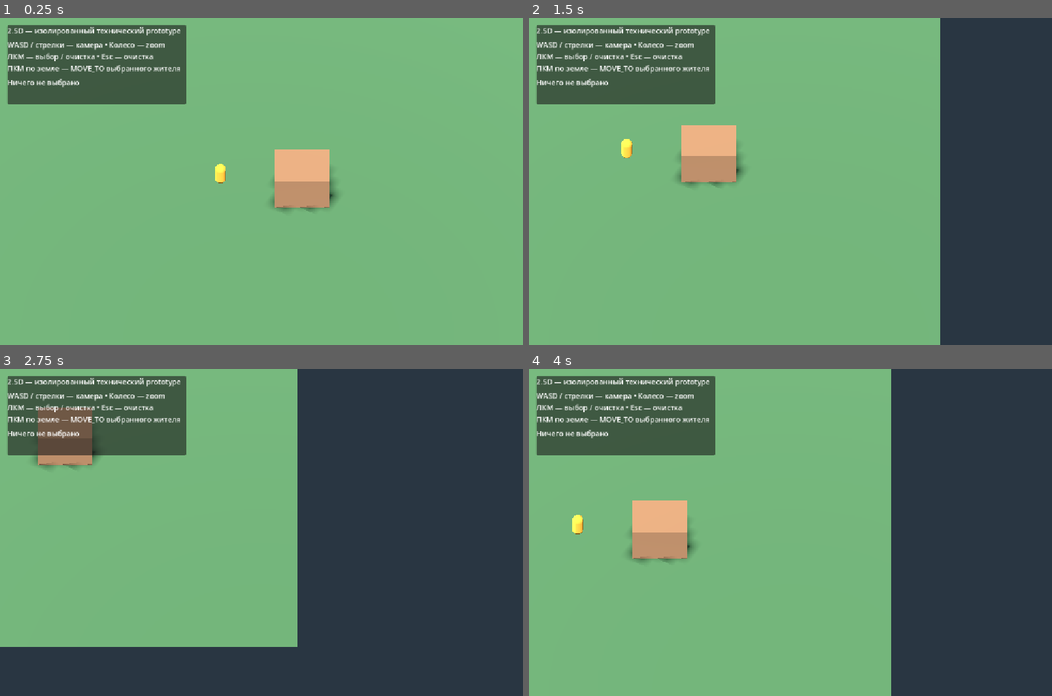
Above: before the commit, frames 1-4 (two rows, left to right).
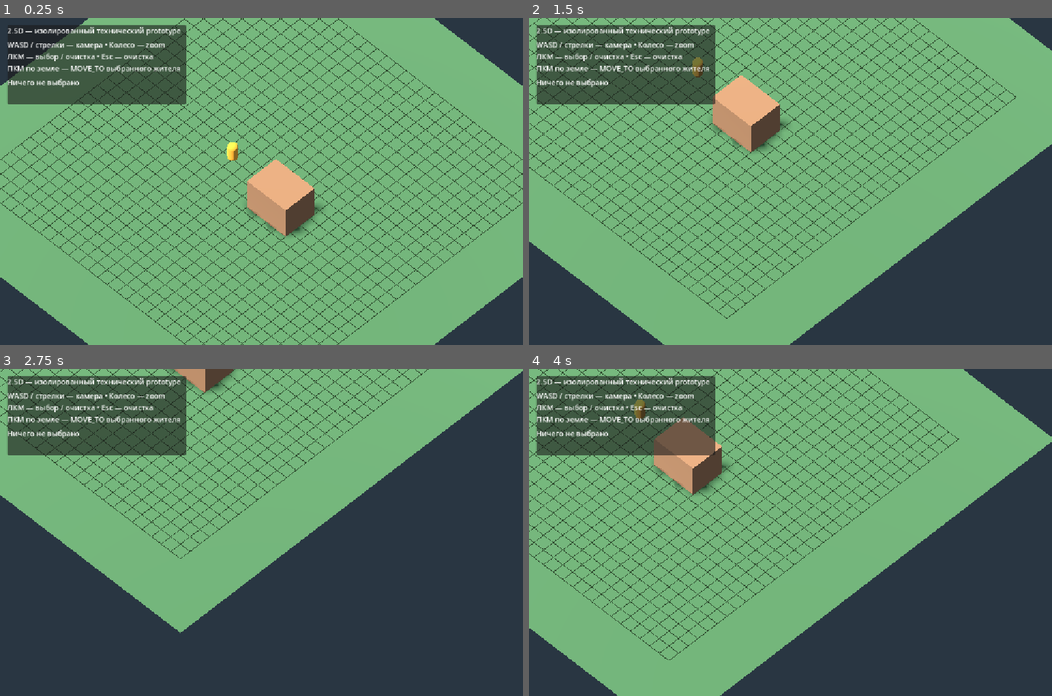
Above: after the commit, the same moments.

Repository: vladlopata5/village-sim
Game: Godot game, scene res://scenes/prototypes/2_5d_prototype.tscn
The game is run twice, just before and just after one commit, with the same random seed, the same clock (stepped at 60 frames per second) and the same inputs. This scene is started directly instead of the project's main scene.
Inputs (mouse positions are in pixels of both pictures, inside the frame that each line leads up to):
- Up to frame 1 (0.25 s): no input
- Up to frame 2 (1.5 s): tap Enter at 0.5 s; move the mouse to (905, 165) at 0.52 s; hold D 0.53-1.28 s; tap 1 at 0.6 s; click (905, 165) at 0.67 s; tap Space at 0.77 s; move the mouse to (685, 197) at 1.27 s; hold S from 1.28 s (still down); tap 2 at 1.35 s
- Up to frame 3 (2.75 s): tap Space at 1.52 s; move the mouse to (313, 460) at 2.02 s; release S at 2.03 s; hold D from 2.03 s (still down); tap 3 at 2.1 s
- Up to frame 4 (4 s): move the mouse to (764, 597) at 2.77 s; release D at 2.78 s; hold W 2.78-3.53 s; tap 4 at 2.85 s; click (764, 597) at 2.92 s; tap Space at 3.02, 3.77 s; move the mouse to (947, 581) at 3.52 s; hold A from 3.53 s (still down); tap 5 at 3.6 s

The runs differ from the first frame. In frame 1, 17% of the frame differs, in the area x 0-100%, y 0-100%; in frame 2, 29%; in frame 3, 28%; in frame 4, 28%.

Commit message:
Add diagonal prototype camera and visual unit grid

Diff:
--- a/scenes/prototypes/2_5d_prototype.tscn
+++ b/scenes/prototypes/2_5d_prototype.tscn
@@ -7,6 +7,8 @@
 [ext_resource type="Script" path="res://scripts/prototypes/prototype_input_3d.gd" id="5"]
 [ext_resource type="Script" path="res://scripts/prototypes/prototype_camera_3d.gd" id="6"]
 [ext_resource type="Script" path="res://scripts/resident_selection.gd" id="7"]
+
+[ext_resource type="Script" path="res://scripts/prototypes/prototype_grid_3d.gd" id="8"]
 
 [sub_resource type="StandardMaterial3D" id="GroundMaterial"]
 albedo_color = Color(0.28, 0.43, 0.27, 1)
@@ -65,6 +67,9 @@
 [node name="Collision" type="CollisionShape3D" parent="Ground"]
 position = Vector3(0, -0.05, 0)
 shape = SubResource("GroundShape")
+[node name="VisualGrid" type="MeshInstance3D" parent="."]
+position = Vector3(0, 0.015, 0)
+script = ExtResource("8")
 [node name="Resident" type="StaticBody3D" parent="."]
 position = Vector3(-3, 0, 0)
 collision_layer = 2
@@ -96,8 +101,8 @@
 position = Vector3(0, 0.01, 0)
 mesh = SubResource("BuildingIndicator")
 [node name="Camera3D" type="Camera3D" parent="."]
-position = Vector3(0, 18, 15.104)
-rotation_degrees = Vector3(-50, 0, 0)
+position = Vector3(10.680, 18, 10.680)
+rotation_degrees = Vector3(-50, 45, 0)
 projection = 1
 size = 24.0
 current = true
--- /dev/null
+++ b/scripts/prototypes/prototype_grid_3d.gd
@@ -0,0 +1,20 @@
+extends MeshInstance3D
+## Visual scale reference only. No collision, occupancy, snapping or build logic.
+const CELL_SIZE: float = 1.0
+const CELL_COUNT: int = 30
+func _ready() -> void:
+	var lines := ImmediateMesh.new()
+	var material := StandardMaterial3D.new()
+	material.shading_mode = BaseMaterial3D.SHADING_MODE_UNSHADED
+	material.albedo_color = Color(0.19, 0.30, 0.19)
+	var half_extent := CELL_COUNT * CELL_SIZE / 2.0
+	lines.surface_begin(Mesh.PRIMITIVE_LINES, material)
+	for index in range(CELL_COUNT + 1):
+		var coordinate := -half_extent + index * CELL_SIZE
+		lines.surface_add_vertex(Vector3(coordinate, 0, -half_extent))
+		lines.surface_add_vertex(Vector3(coordinate, 0, half_extent))
+		lines.surface_add_vertex(Vector3(-half_extent, 0, coordinate))
+		lines.surface_add_vertex(Vector3(half_extent, 0, coordinate))
+	lines.surface_end()
+	mesh = lines
+	cast_shadow = GeometryInstance3D.SHADOW_CASTING_SETTING_OFF
--- a/tests/test_2_5d_prototype.gd
+++ b/tests/test_2_5d_prototype.gd
@@ -39,6 +39,10 @@
 	check(scene.resident_view.entity == scene.resident and scene.building_view.entity == scene.building, "Views reference existing domain data")
 	check(scene.selection.selected_entity == null, "Prototype starts without selection")
 	check(not scene.resident_view.get_node("SelectionIndicator").visible and not scene.building_view.get_node("SelectionIndicator").visible, "Indicators start hidden")
+	var grid = scene.get_node("VisualGrid")
+	check(grid is MeshInstance3D and grid.get_child_count() == 0, "Grid is a mesh without physics bodies or colliders")
+	check(grid.CELL_SIZE == 1.0 and grid.CELL_COUNT == 30, "Visual scale reference covers 30 by 30 unit cells")
+	check(grid.basis == Basis.IDENTITY and is_equal_approx(grid.mesh.get_aabb().size.x, 30.0) and is_equal_approx(grid.mesh.get_aabb().size.z, 30.0), "Grid stays axis-aligned on X/Z with expected extent")
 	# Real 3D collision queries; node names are not used to identify entities.
 	var input_controller = scene.input_controller
 	var resident_point := camera.unproject_position(scene.resident_view.global_position + Vector3(0, 0.9, 0))
@@ -49,7 +53,7 @@
 	var ground_hit: Dictionary = input_controller.pick(ground_point)
 	check(resident_hit.get("collider") == scene.resident_view, "Raycast hits resident capsule")
 	check(building_hit.get("collider") == scene.building_view, "Raycast hits building box")
-	check(ground_hit.get("collider") == scene.get_node("Ground"), "Raycast hits ground separately")
+	check(ground_hit.get("collider") == scene.get_node("Ground"), "Raycast through visual grid lines still hits ground")
 	scene.resident_view.name = "ArbitraryPickableName"
 	input_controller.handle_hit(MOUSE_BUTTON_LEFT, resident_hit)
 	check(scene.selection.selected_resident == scene.resident and scene.selection.selected_building == null, "Resident picking stores data, exclusively")
@@ -114,6 +118,7 @@
 	check(scene.selection.selected_entity == null, "Esc clears selection")
 	check(not scene.control.move_to(Vector2(1, 1)), "No selection cannot issue MOVE_TO")
 	check(camera.projection == Camera3D.PROJECTION_ORTHOGONAL and is_equal_approx(camera.rotation_degrees.x, -50.0), "Prototype uses orthographic projection at 50 degrees")
+	check(is_equal_approx(camera.rotation_degrees.y, 45.0), "Camera yaw is diagonal relative to unchanged world axes")
 	camera.zoom(100)
 	check(camera.size == camera.min_zoom, "Zoom-in is bounded")
 	camera.zoom(-100)
Not shown: 1 places in scenes/prototypes/2_5d_prototype.tscn that only renumber resources
Not shown, added: scripts/prototypes/prototype_grid_3d.gd.uid
Not shown, changed: docs/DECISIONS.md
